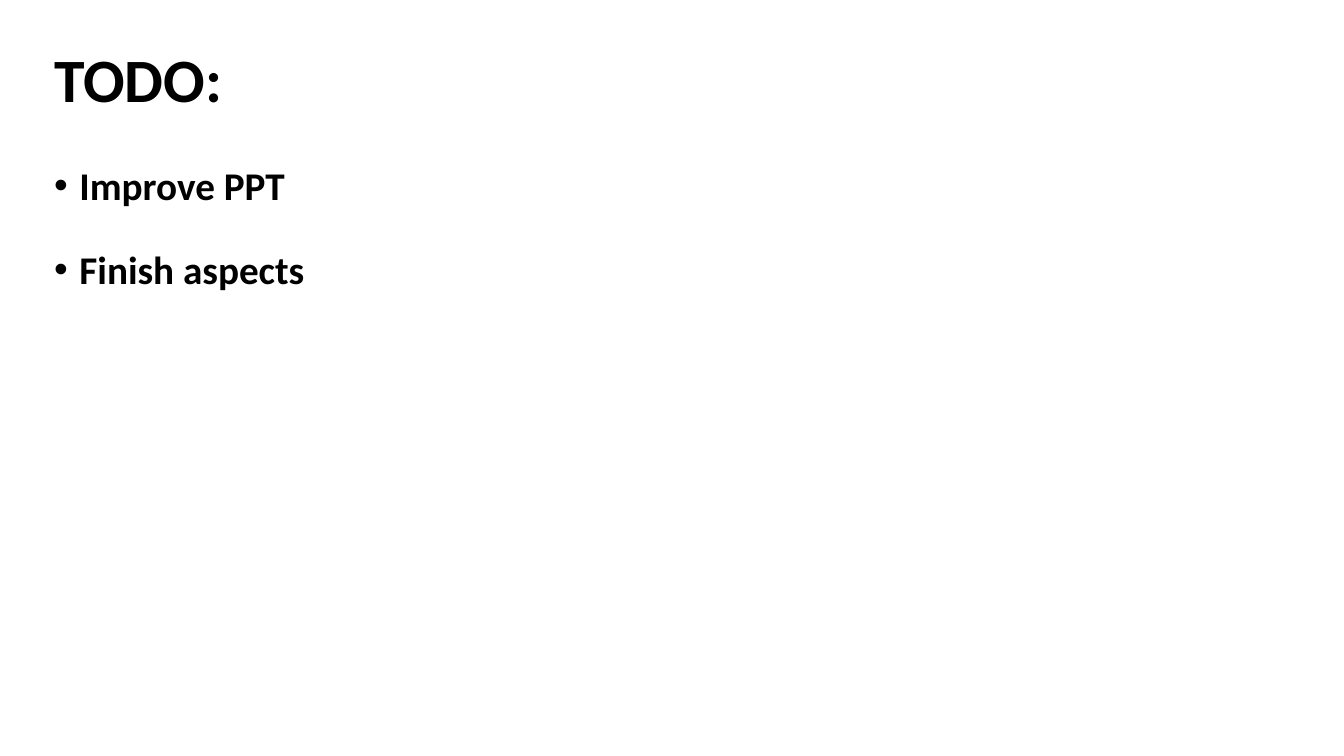
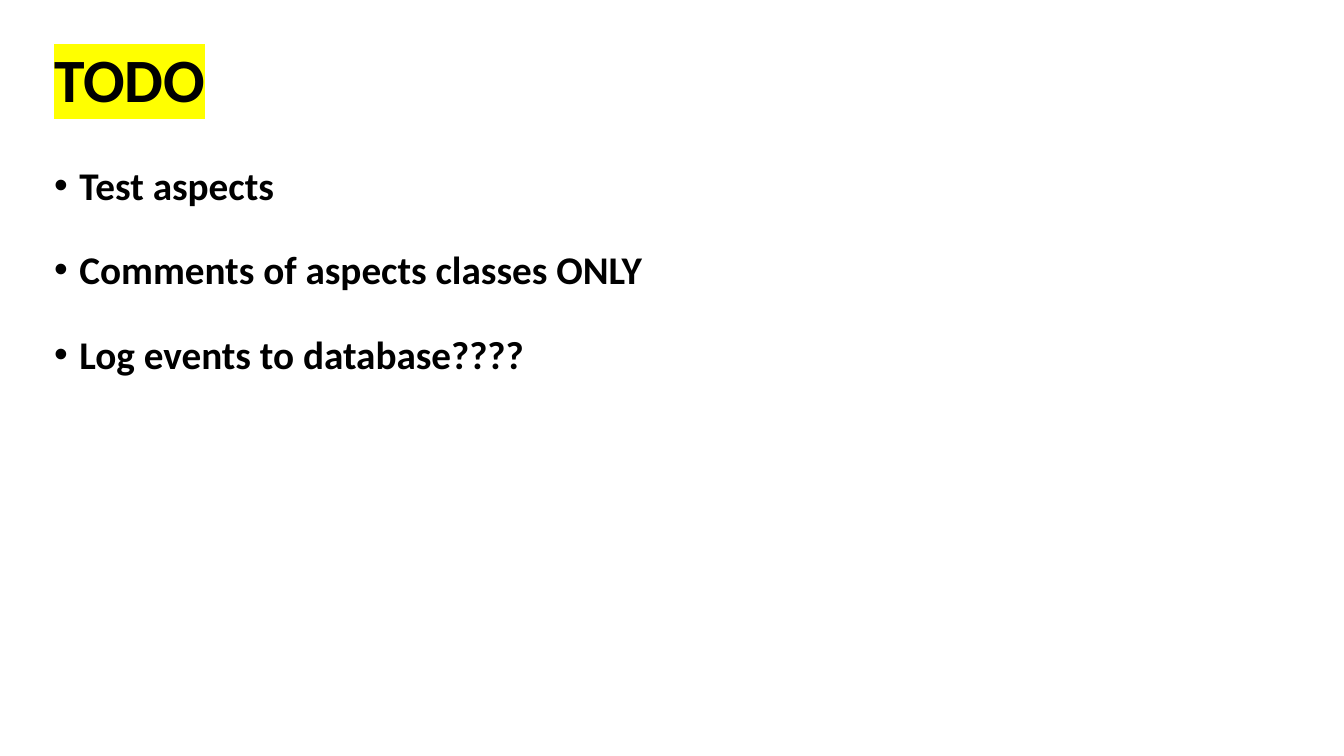
Before and after one commit to akotek/AOP, a slide deck: slide 20 of src/Final Project Presentation.pptx (slide 11 before the commit). Drawn at 1344x756 pixels with LibreOffice and Linux fonts; fonts in the diff are those of the drawing. Boxes give left, top, right and bottom in pixels: in the first picture for what was removed or moved away, otherwise in the second. Text is boxed around its words. In the diff, an @@ line names an element or a change of style, - is before the commit and + after.

Commit message:
Logging aspects implementation

```diff
--- a/src/Final Project Presentation.pptx
+++ b/src/Final Project Presentation.pptx
@@ title at (54,61,205,103): text changed @@
-TODO:
+TODO
@@ text at (79,174,642,376): text changed @@
-• Improve PPT
-• Finish aspects
+• Test aspects
+• Comments of aspects classes ONLY
+• Log events to database????
```
Also in this commit, not shown: 8 other slides changed, 10 slides added, 1 slide removed, 17 other files.
